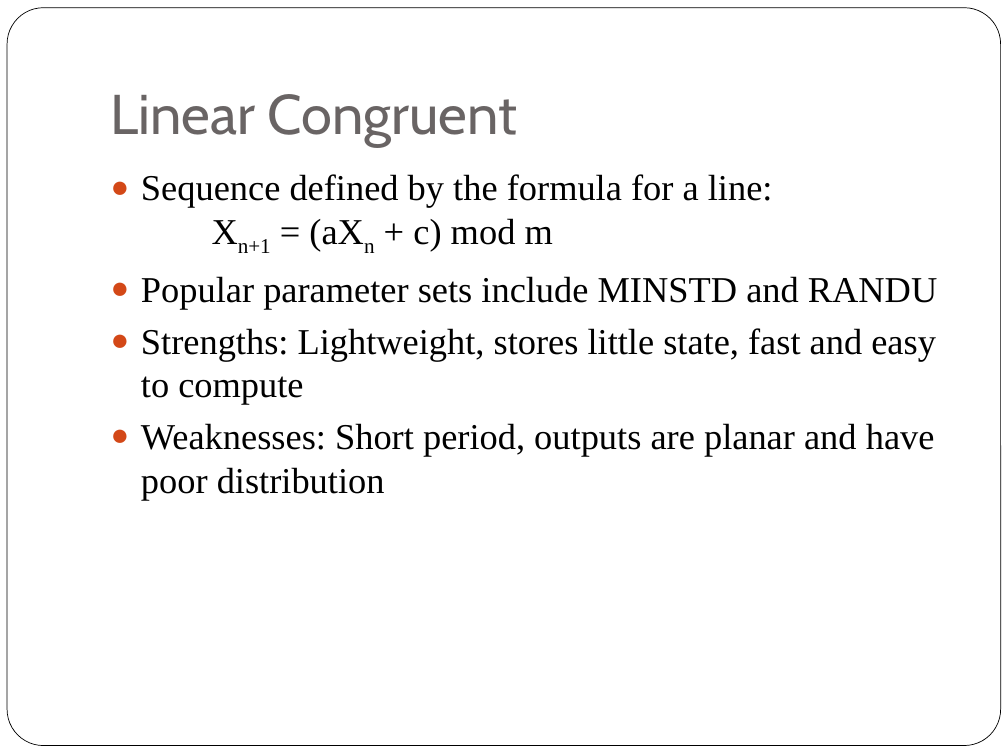
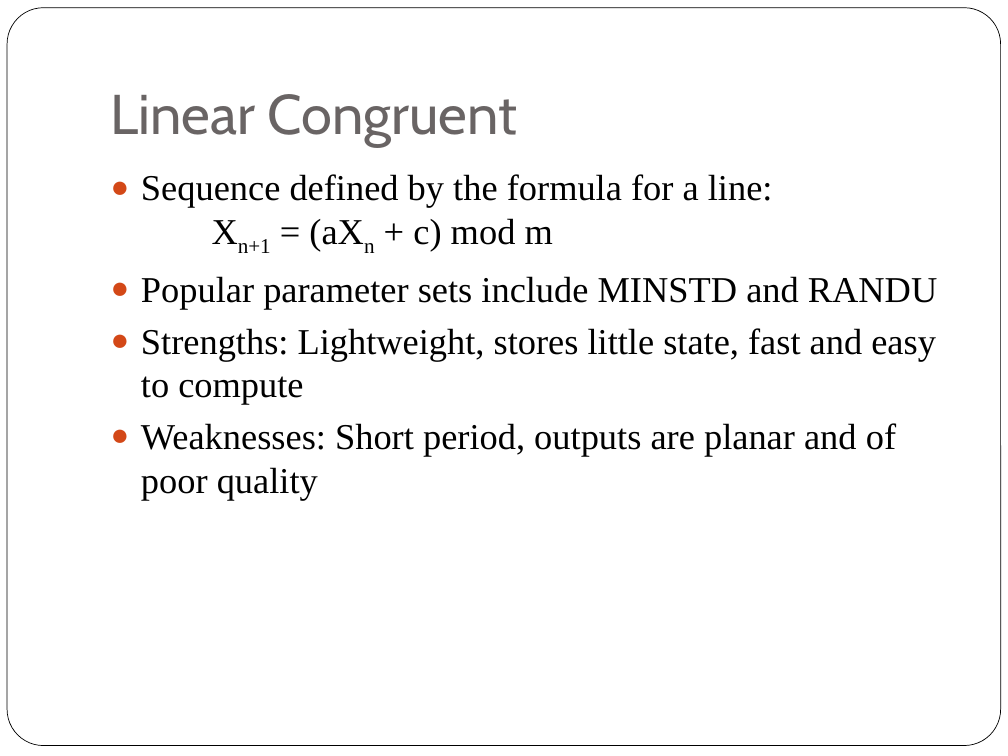
Before and after one commit to kashev/rngs, a slide deck: slide 4 of presentation/pres.pptx. Drawn at 1008x756 pixels with LibreOffice and Linux fonts; fonts in the diff are those of the drawing. Boxes give left, top, right and bottom in pixels: in the first picture for what was removed or moved away, otherwise in the second. Text is boxed around its words. In the diff, an @@ line names an element or a change of style, - is before the commit and + after.

```diff
--- a/presentation/pres.pptx
+++ b/presentation/pres.pptx
@@ text at <box>141,423,896,500</box>: text changed @@
-● Weaknesses: Short period, outputs are planar and have poor distribution
+● Weaknesses: Short period, outputs are planar and of poor quality
```
Also in this commit, not shown: 4 other slides changed, 3 slides added.
